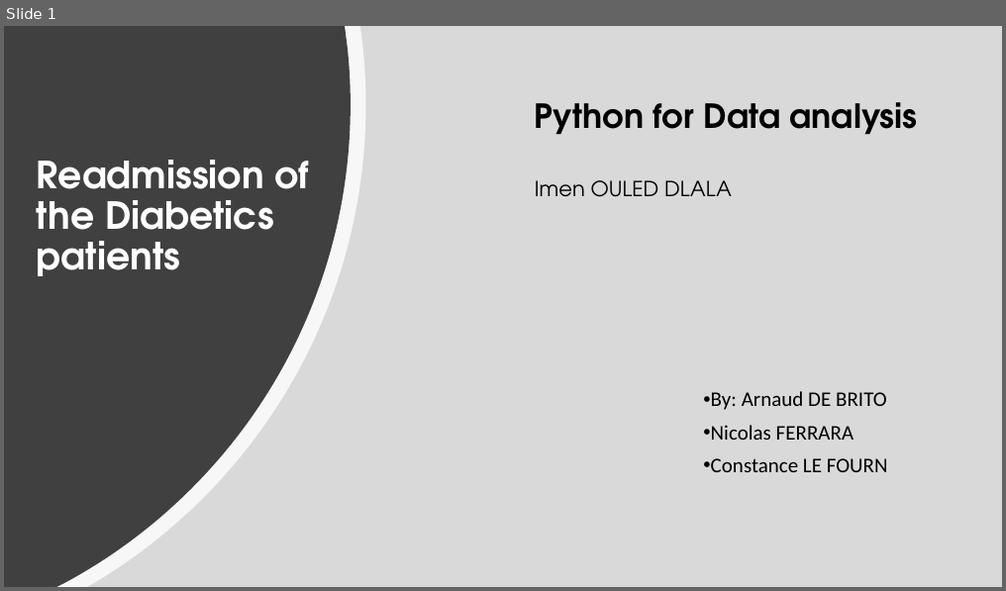
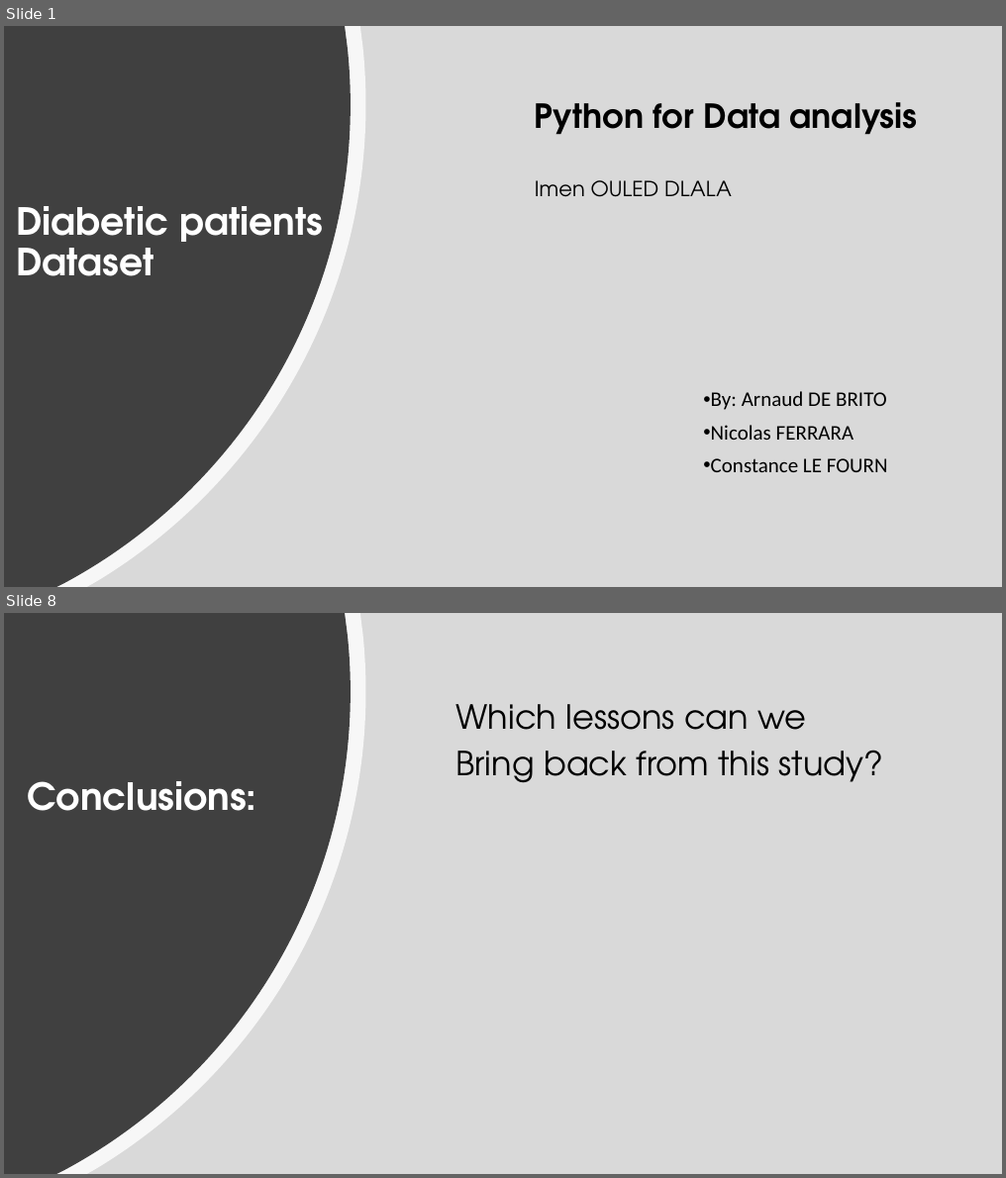
Before and after one commit to Const679/Python-Diabete, a slide deck: Readmission of the Diabetics patients.pptx. Shown one above the other, each under a label of ours: slide 1 before the commit, slides 1 and 8 after it; the slides between them are not shown. The pictures are 1006x591 and 1006x1178 pixels, drawn with LibreOffice and Linux fonts; fonts in the diff are those of the drawing. Boxes give left, top, right and bottom in pixels: in the first picture for what was removed or moved away, otherwise in the second. Text is boxed around its words. In the diff, an @@ line names an element or a change of style, - is before the commit and + after.

```diff
--- a/Readmission of the Diabetics patients.pptx
+++ b/Readmission of the Diabetics patients.pptx
@@ slide 8 added at (x1=4, y1=613, x2=1002, y2=1174), background #FFFFFF @@
@@ rectangle added at (x1=4, y1=613, x2=1002, y2=1174), fill #D9D9D9 @@
@@ freeform shape added at (x1=4, y1=613, x2=366, y2=1174), fill #FFFFFF at 80% opacity @@
@@ freeform shape added at (x1=4, y1=613, x2=350, y2=1174), fill #404040 @@
@@ text added at (x1=456, y1=704, x2=883, y2=783), 32 pt, text #000000 @@
+Which lessons can we
+Bring back from this study?
@@ title added at (x1=27, y1=781, x2=256, y2=811), 36 pt, text #FFFFFF, bold @@
+Conclusions:
@@ slide 1 changed as well @@
@@ title at (x1=16, y1=206, x2=323, y2=276): text changed @@
-Readmission of the Diabetics patients
+Diabetic patients Dataset
```
Also in this commit, not shown: 6 other slides added, 1 slide removed.
